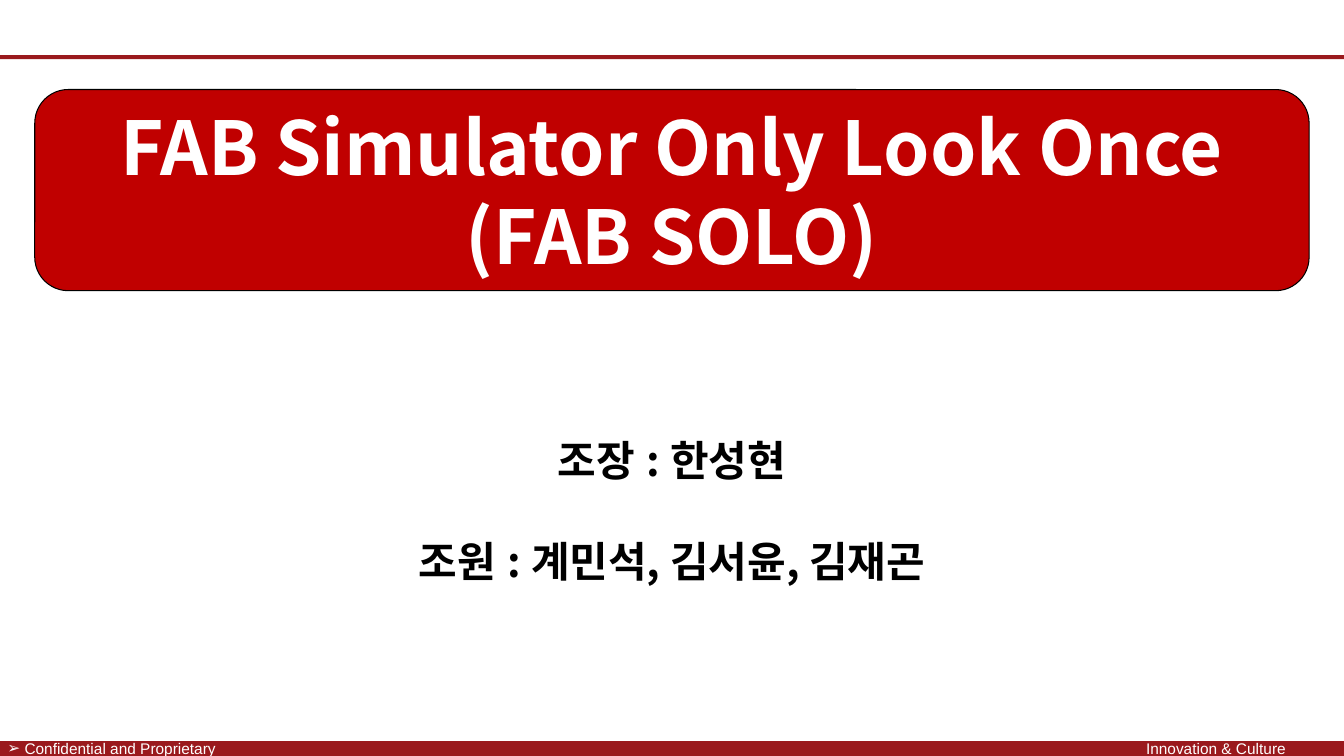
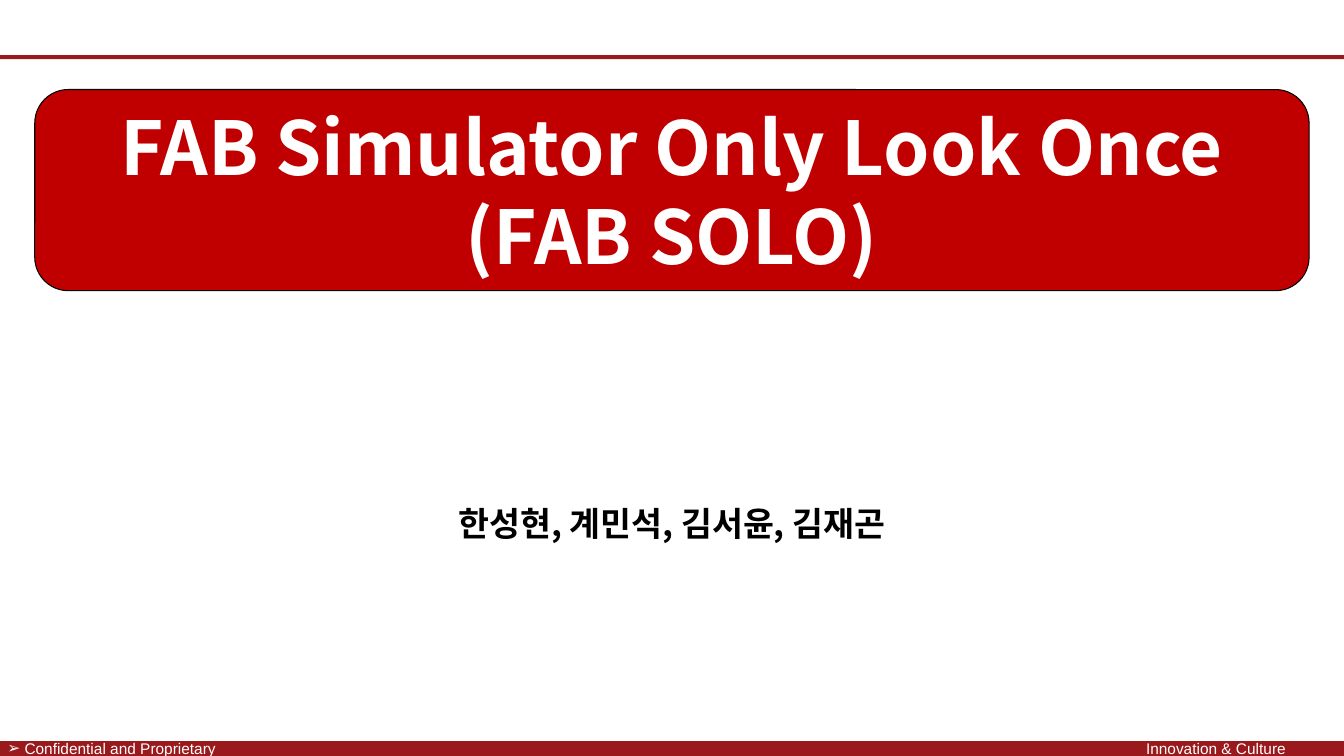
Before and after one commit to SaintSeong/JusungProject, a slide deck: slide 1 of A조 발표/A조 발표 최종.pptx. Drawn at 1344x756 pixels with LibreOffice and Linux fonts; fonts in the diff are those of the drawing; background and template pictures are left out. Boxes give left, top, right and bottom in pixels: in the first picture for what was removed or moved away, otherwise in the second. Text is boxed around its words. In the diff, an @@ line names an element or a change of style, - is before the commit and + after.

```diff
--- a/A조 발표/A조 발표 최종.pptx
+++ b/A조 발표/A조 발표 최종.pptx
@@ text at [459, 507, 885, 543]: text changed; size 30 to 24 pt @@
-조장 : 한성현
-조원 : 계민석, 김서윤, 김재곤
+한성현, 계민석, 김서윤, 김재곤
```
Also in this commit, not shown: 7 other slides changed, 5 slides added, 1 other file.
